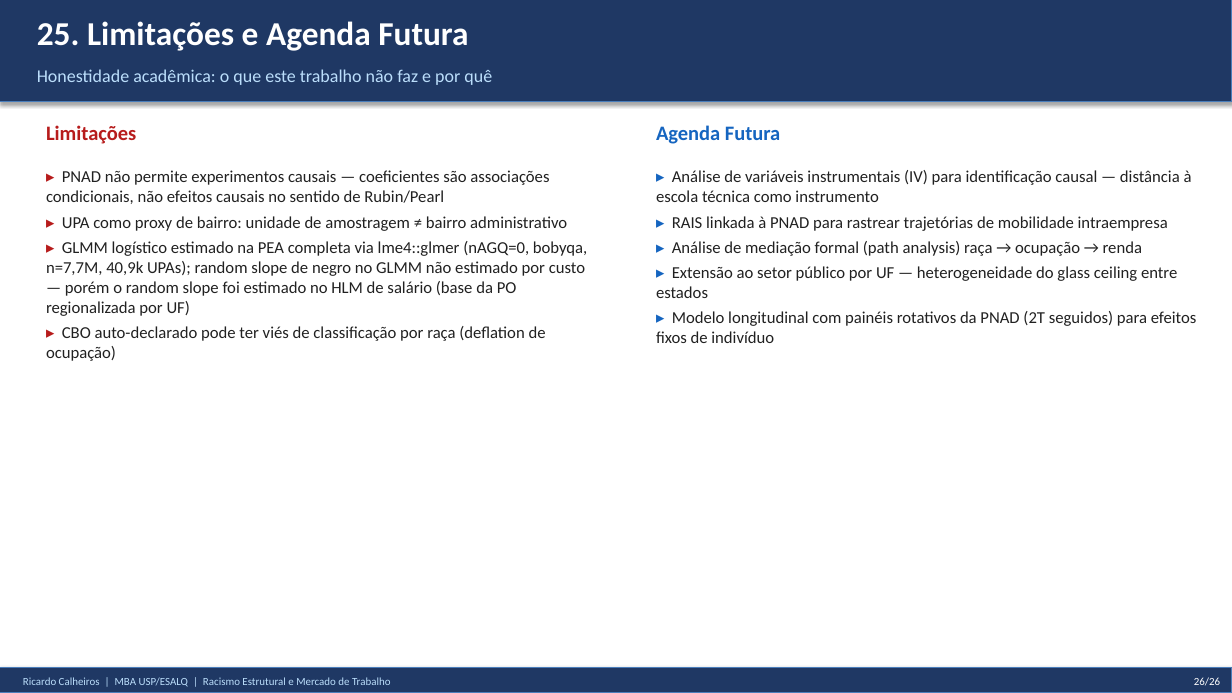
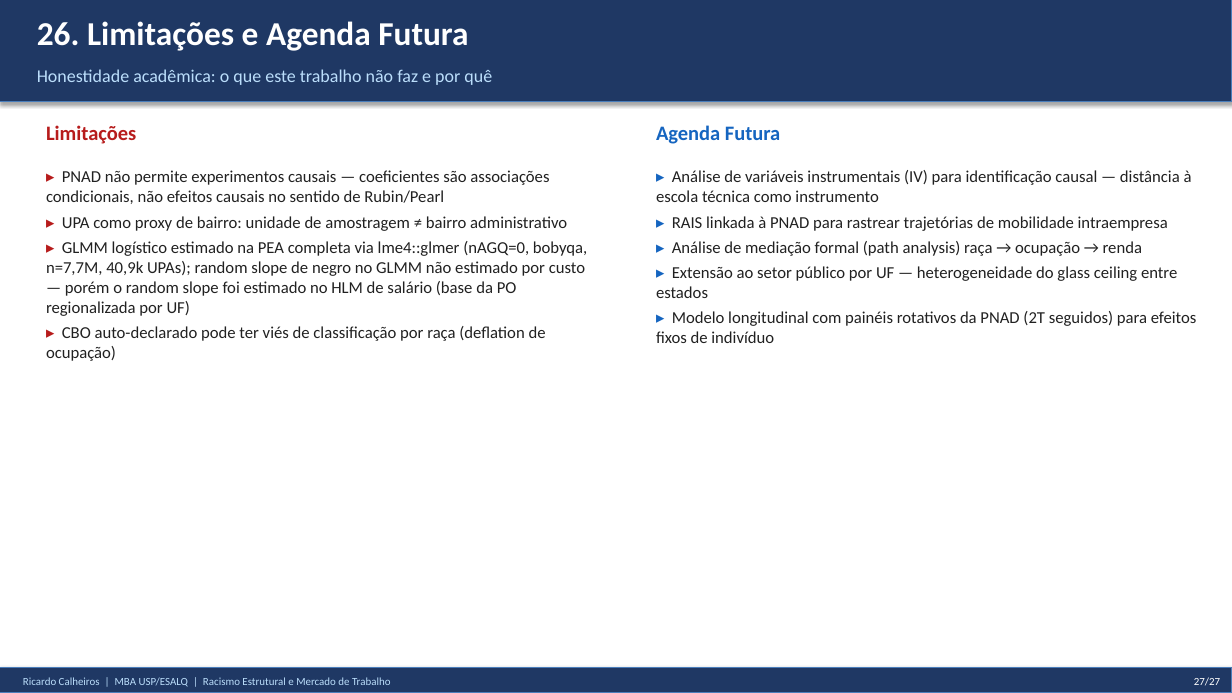
Before and after one commit to rickinrj-ux/ProjetoRacismoPNAD, a slide deck: slide 27 of apresentacao_tcc.pptx (slide 26 before the commit). Drawn at 1232x693 pixels with LibreOffice and Linux fonts; fonts in the diff are those of the drawing. Boxes give left, top, right and bottom in pixels: in the first picture for what was removed or moved away, otherwise in the second. Text is boxed around its words. In the diff, an @@ line names an element or a change of style, - is before the commit and + after.

```diff
--- a/apresentacao_tcc.pptx
+++ b/apresentacao_tcc.pptx
@@ text at [37, 21, 468, 51]: text changed @@
-25. Limitações e Agenda Futura
+26. Limitações e Agenda Futura
@@ text at [1194, 677, 1220, 686]: text changed @@
-26/26
+27/27
```
Also in this commit, not shown: 25 other slides changed, 1 slide added, 19 other files.
